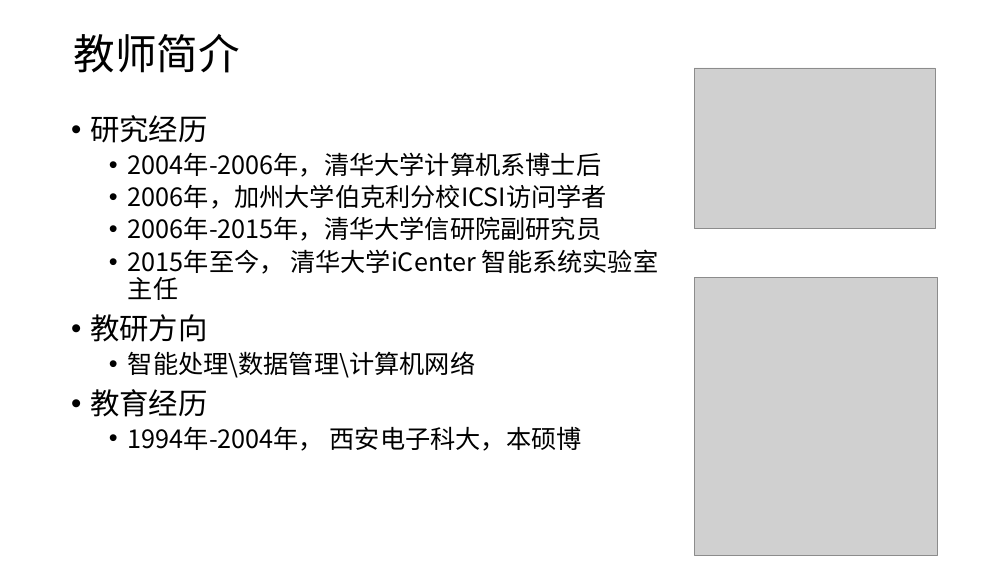
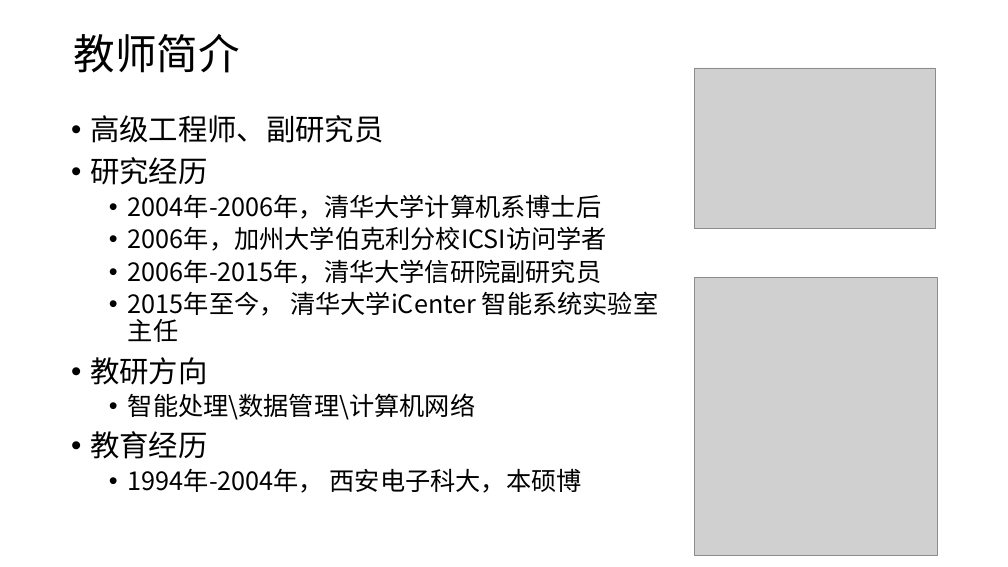
Before and after one commit to saturn-lab/learn-TensorFlow, a slide deck: slide 1 of about_me.pptx. Drawn at 1008x567 pixels with LibreOffice and Linux fonts; fonts in the diff are those of the drawing; grey boxes stand for pictures. Boxes give left, top, right and bottom in pixels: in the first picture for what was removed or moved away, otherwise in the second. Text is boxed around its words. In the diff, an @@ line names an element or a change of style, - is before the commit and + after.

```diff
--- a/about_me.pptx
+++ b/about_me.pptx
@@ text at (90,115,384,143): paragraph added @@
+• 高级工程师、副研究员
```
Also in this commit, not shown: 4 other files.
